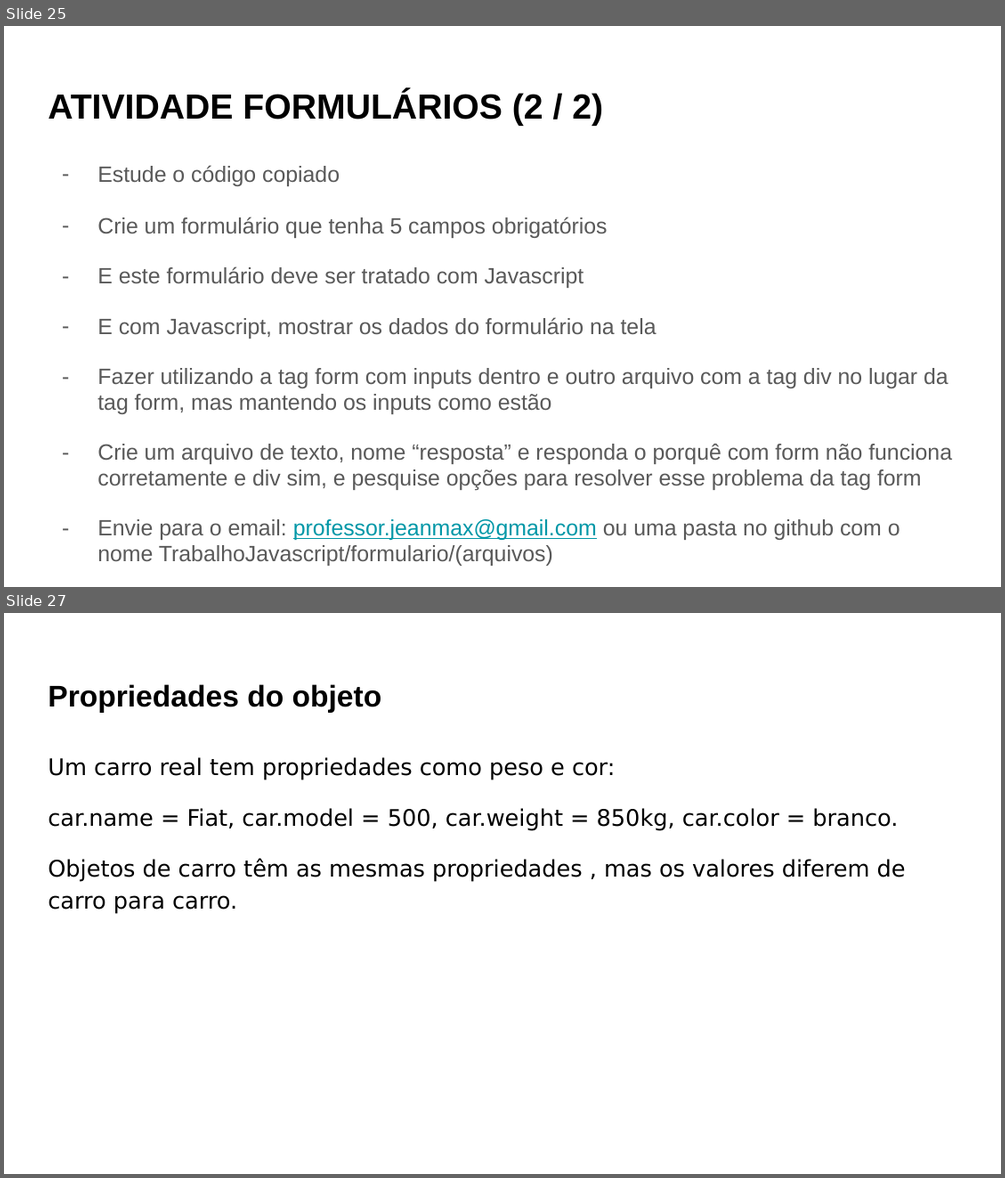
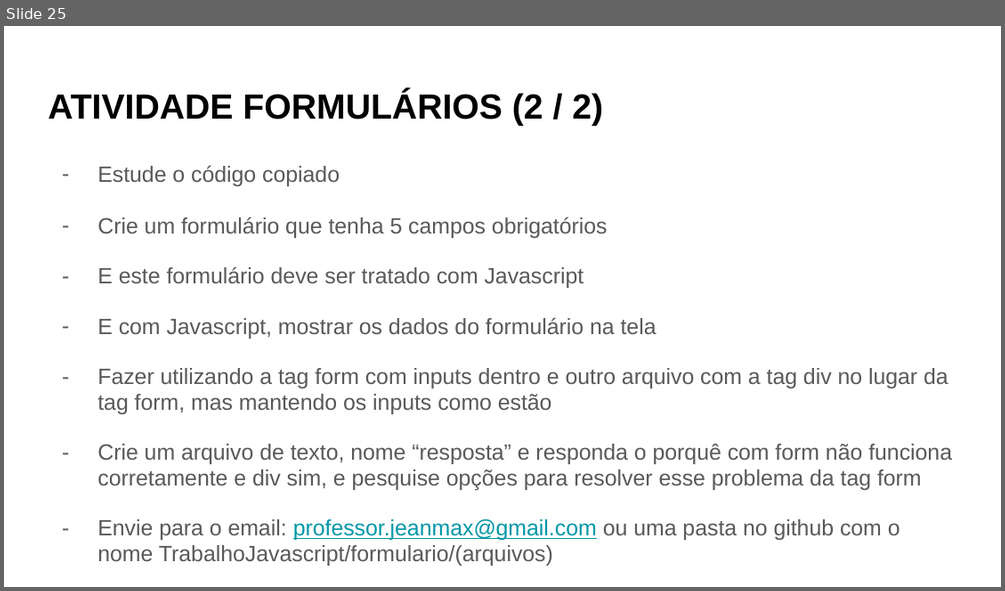
Before and after one commit to ProfessorJeanMax/Senac-Turma-5933, a slide deck: Slides/Javascript/Javascript.pptx. Shown one above the other, each under a label of ours: slides 25 and 27 before the commit, slide 25 after it; the slides between them are not shown. The pictures are 1005x1178 and 1005x591 pixels, drawn with LibreOffice and Linux fonts; fonts in the diff are those of the drawing. Boxes give left, top, right and bottom in pixels: in the first picture for what was removed or moved away, otherwise in the second. Text is boxed around its words. In the diff, an @@ line names an element or a change of style, - is before the commit and + after.

```diff
--- a/Slides/Javascript/Javascript.pptx
+++ b/Slides/Javascript/Javascript.pptx
@@ slide 27 removed at [4, 613, 1001, 1174], background #FFFFFF @@
@@ title removed at [48, 684, 382, 712] @@
-Propriedades do objeto
@@ text removed at [48, 757, 906, 913] @@
-Um carro real tem propriedades como peso e cor:
-car.name = Fiat, car.model = 500, car.weight = 850kg, car.color = branco.
-Objetos de carro têm as mesmas propriedades , mas os valores diferem de carro para carro.
```
Also in this commit, not shown: 6 other slides removed, 2 other files.
